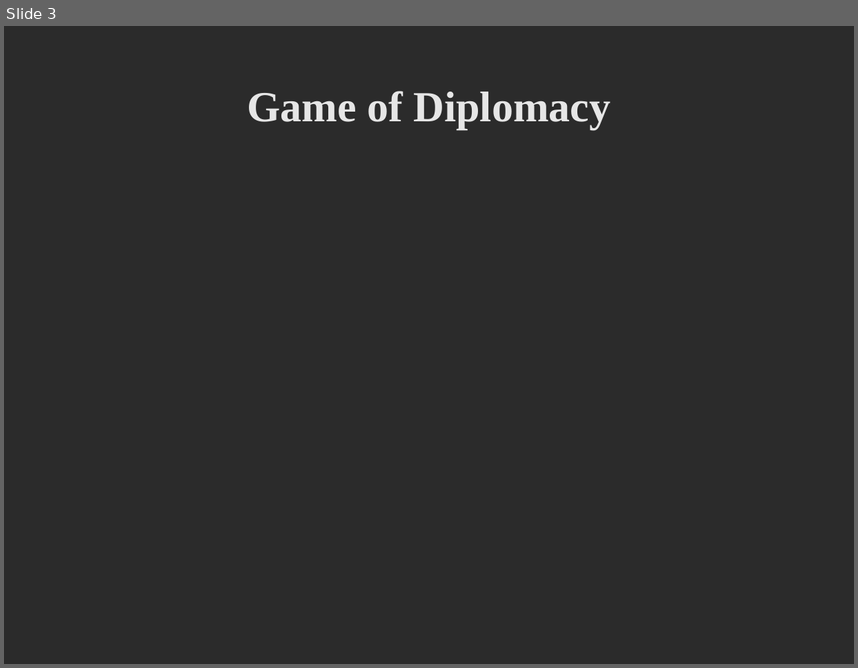
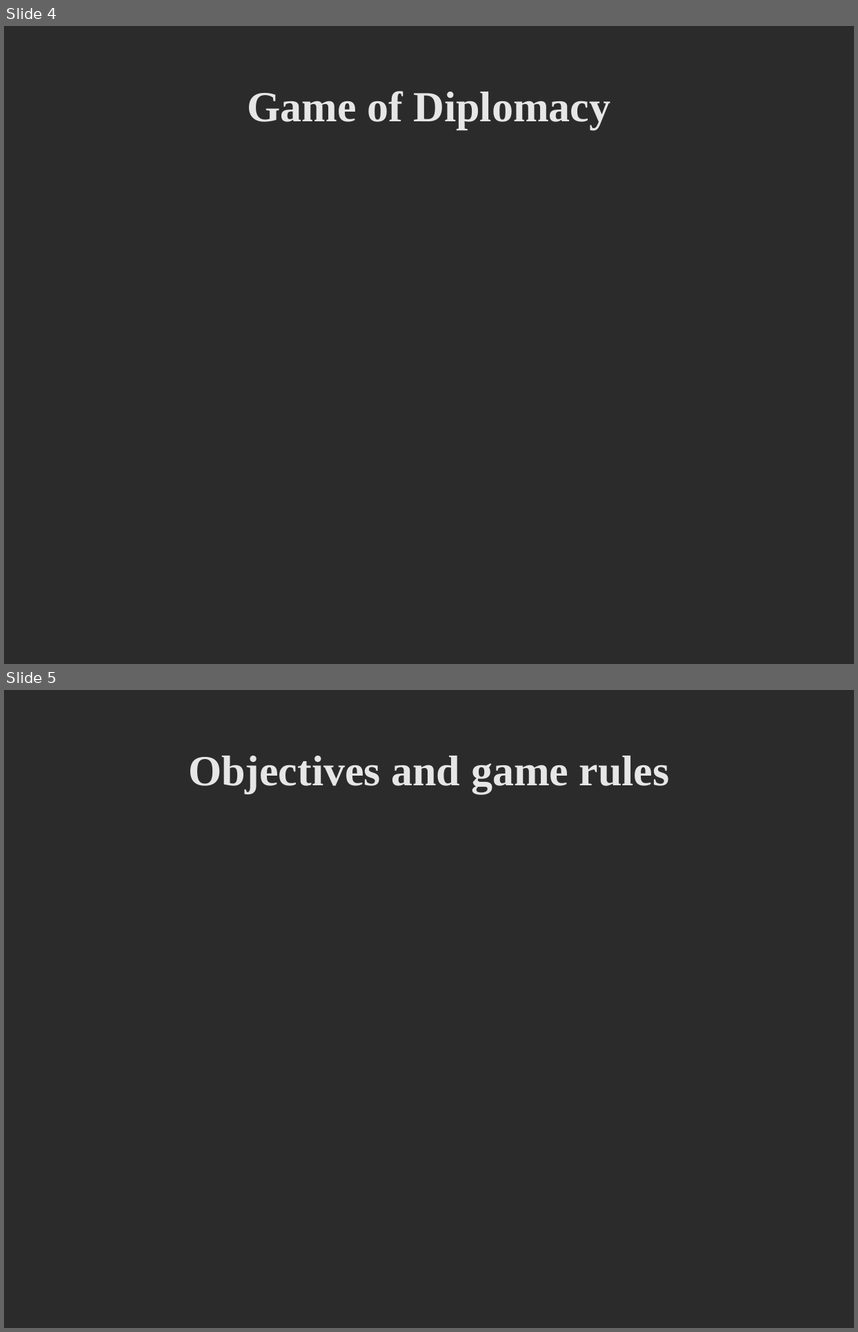
Before and after one commit to deltaluca/flappy, a slide deck: Presentation/ProjectDemonstration.odp. Shown one above the other, each under a label of ours: slide 3 before the commit, slides 4 and 5 after it. The pictures are 858x668 and 858x1332 pixels, drawn with LibreOffice and Linux fonts; fonts in the diff are those of the drawing; background and template pictures are left out; a plain dark background stands for a picture behind light text. Boxes give left, top, right and bottom in pixels: in the first picture for what was removed or moved away, otherwise in the second. Text is boxed around its words. In the diff, an @@ line names an element or a change of style, - is before the commit and + after.

```diff
--- a/Presentation/ProjectDemonstration.odp
+++ b/Presentation/ProjectDemonstration.odp
@@ slide 5 added at (4,690,854,1328), background picture (left out) @@
@@ title added at (188,756,670,793), 40 pt, text #E6E6E6, bold @@
+Objectives and game rules
@@ what was slide 3 is now slide 4 @@
```
Also in this commit, not shown: 2 slides changed, 6 other slides added, 1 slide removed, 7 other files.
